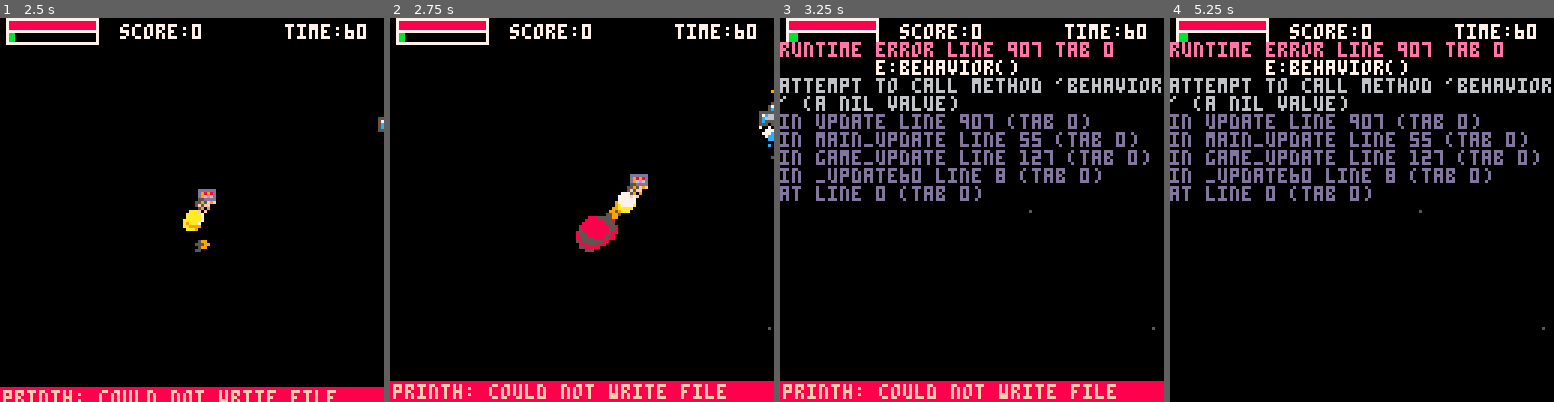
Above: before the commit, frames 1-4 (left to right).
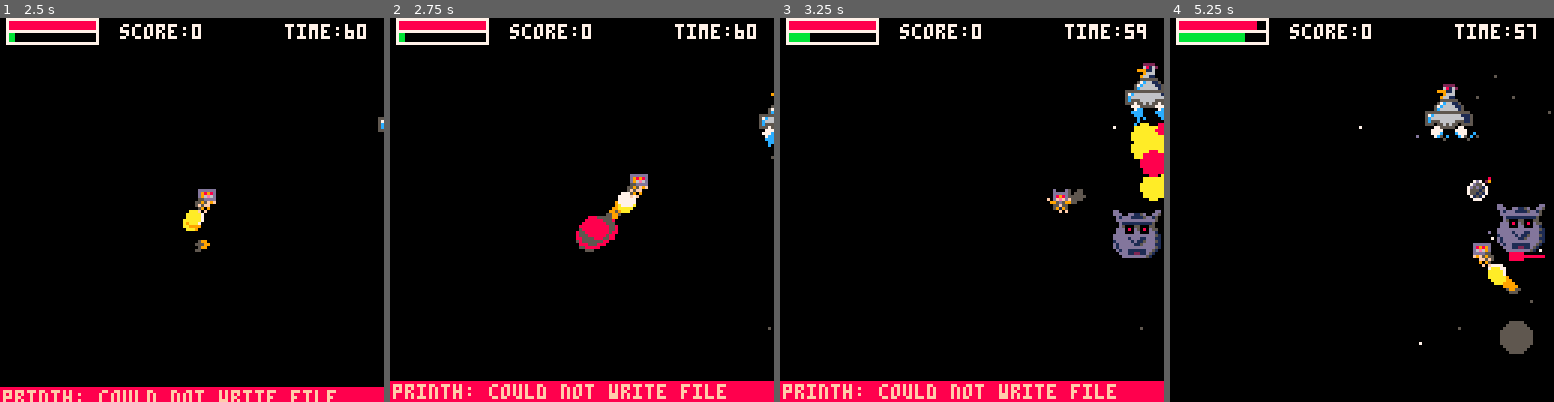
Above: after the commit, the same moments.

Repository: eric-j-owen/pigs-fly
Game: PICO-8 cartridge pigs-fly.p8
Two runs of this game, one before a commit and one after it. Both use one fixed random seed, a clock stepped at 60 frames per second and the inputs below.
Inputs:
- Up to frame 1 (2.5 s): tap X (X key) at 0.33, 1.07, 1.85 s; tap O (Z key) at 0.7, 1.7, 2.1 s; hold Right 1.6-2.1 s; hold Up 2.15-2.42 s; hold Right from 2.47 s (still down)
- Up to frame 2 (2.75 s): keep holding Right; tap O (Z key) at 2.5 s
- Up to frame 3 (3.25 s): tap O (Z key) at 2.9 s; tap X (X key) at 2.97 s; release Right at 3.03 s; hold Left from 3.08 s (still down)
- Up to frame 4 (5.25 s): tap O (Z key) every 0.4 s from 3.3 to 4.9 s; release Left at 3.58 s; hold Down 3.63-3.97 s; hold Right 4.02-4.68 s; tap X (X key) at 4.08, 5.2 s; hold Up 4.73-5.03 s; hold Left from 5.08 s (still down)

Frame 1 is identical in both runs. In frame 2, 0.2% of the frame differs, in the area x 96-100%, y 18-33%; in frame 3, 14%; in frame 4, 15%, in the area x 0-100%, y 0-88%.
Error before the commit: runtime error line 907 tab 0; e:behavior(); attempt to call method 'behavior' (a nil value)

Commit message:
updates enemy params, adds jeff behavior

Diff:
--- a/src/entities/behavior.lua
+++ b/src/entities/behavior.lua
@@ -1,5 +1,24 @@
 Behavior = {}
 
+--helpers
+function sin_move(e)
+    --y = amp * sin(period * (x + phase)) + shift
+    e.y = e.a * sin(e.b * (_f * e.c)) + e.d
+end
+
+function e_shoot(e, b_type, params)
+    e.cooldown -= 1
+    if e.cooldown <= 0 then
+        bullet_mgr:shoot(b_type, params)
+        e.cooldown = e.fire_r
+
+        if b_type == 'laser' then
+            fx_mgr:spawn("muzz_flash", {x=e.x, y=e.y+2,dx=-3, c_tbl={7,11}})
+        end
+    end
+end
+
+--enemies
 function Behavior:chicken()
     bnds = level_mgr.levels[level_mgr.curr_lvl].bounds
 
@@ -13,14 +32,9 @@
         self.dy = mid(0,self.dy, .4)
     end
 
-    self.cooldown -= 1
-
     --shoot if in air at a certain height OR if player is under between 2 bounds
     if (self.dy < 0 and self.y < 70) or (p1.x >= self.x-8 and p1.x <= self.x+8) then
-        if self.cooldown <= 0 then
-            bullet_mgr:shoot('egg', { x = self.x+2, y = self.y, dx = 0, dy = 1})
-            self.cooldown = self.fire_r
-        end
+            e_shoot(self,'egg', { x = self.x+2, y = self.y, dx = 0, dy = 1})
     end
 
         --collision ground
@@ -28,6 +42,7 @@
         self.y = bnds.btm
         self.dy = 0
 
+        --random high jump logic
         if rnd(1) < .01 then
             self.dy = -1 - rnd(1)
             self.ani_spd = .5
@@ -35,9 +50,9 @@
     end
 
     --hops if taking dmg
-    if self.state == E_STATE.UNDER_ATK then
+    if self.under_atk then
         self.dy = -1
-        self.state = E_STATE.DEFAULT
+        self.under_atk = false
     end
 end
 
@@ -46,10 +61,21 @@
     sin_move(self)
 end
 
-function Behavior:bomber()
+function Behavior:alien()
     self.x -= self.dx
     sin_move(self)
 
+    if self.x <=120 then
+        e_shoot(self,'laser', {x=self.x, y=self.y+3})
+    end
+end
+
+function Behavior:bomber()
+    --movement
+    self.x -= self.dx
+    sin_move(self)
+
+    --fx
     fx_mgr:spawn('jet_thrust',
     {
         x=self.x+3,
@@ -60,6 +86,7 @@
         rnd_mod=8,
         amt=1,
     })
+
     fx_mgr:spawn('jet_thrust',
     {
         x=self.x+11,
@@ -72,10 +99,83 @@
         amt=1,
     })
 
+    --attack
+    e_shoot(self, "bomb",{x=self.x+2, y=self.y+10})
+
 end
 
 
-function sin_move(e)
-    --y = amp * sin(period * (x + phase)) + shift
-    e.y = e.a * sin(e.b * (_f + e.c)) + e.d
+function Behavior:jeff()
+    local s = self
+
+    --consts
+    local POS_TOP = 20
+    local POS_BTM = 100
+
+    --general movement
+    s.x -= s.dx
+    s.y -= s.dy
+
+    --stages
+    --entrance
+    if s.state == 'init' then
+        s.idle_t = 0 --wait timer
+
+        --move onto screen
+        if s.x > 110 then
+            s.dx = 1
+        else
+            --reaches initial position
+            s.dx = 0
+            s.state = 'idle'
+            s.idle_t = 180
+
+            --initial random choice of top or bottom corner
+            if rnd(1) < .5 then
+                s.target_y = POS_TOP
+            else
+                s.target_y = POS_BTM
+            end
+        end
+
+    elseif s.state == 'idle' then
+        sin_move(s) --idle movement
+        s.idle_t -= 1
+
+        --attack
+        e_shoot(self, "laser", { x=s.x, y=s.y})
+
+        --change state
+        if s.idle_t <= 0 then s.state = 'move' end
+
+    --move to either top or bottom corner
+    elseif s.state == 'move' then
+
+        --if close to target
+        if abs(s.y - s.target_y) > 2 then
+            if s.y <= s.target_y then
+                s.dy = -1
+            else
+                s.dy = 1
+            end
+
+        --reaches target
+        else
+            s.dy = 0
+            s.d = s.target_y --updates shift value for sin_move
+            s.idle_t = 180
+            s.state = 'idle'
+
+            --flips target to opposite corner
+            if s.target_y < 50 then
+                s.target_y = POS_BTM
+            else
+                s.target_y = POS_TOP
+            end
+        end
+    end
+
 end
+
+function Behavior:boss()
+end
--- a/src/entities/enemy.lua
+++ b/src/entities/enemy.lua
@@ -30,11 +30,10 @@
             ani_spd  = .1,
             spwn_y   = 35,
             init     = function(self)
-                --values for random movement
-                self.a = 20                   --amplitutde
-                self.b = rnd(.005) + rnd(.01) --period
-                self.c = rnd(1)               --phase shift
-                self.d = self.spwn_y          --vertical shift
+                self.a = 20
+                self.b = rnd(.005) + rnd(.01)
+                self.c = 1
+                self.d = self.spwn_y
             end,
 
         },
@@ -55,17 +54,16 @@
             cooldown = 0,
             fire_r   = 120,
             init     = function(self)
-                --values for random movement
-                self.a = 5                  --amplitutde
-                self.b = rnd(.008) + rnd(.01) --period
-                self.c = rnd(1)               --phase shift
-                self.d = self.spwn_y          --vertical shift
+                self.a = 5
+                self.b = rnd(.008) + rnd(.01)
+                self.c = 1
+                self.d = self.spwn_y
             end,
         },
         alien = {
             e_type = "alien",
             hp     = 2,
-            pts    = 5,
+            pts    = 12,
             sprites= {28,29,30,31},
             h      = 8,
             w      = 8,
@@ -73,13 +71,13 @@
             spr_h  = 1,
             dx       = 0.5,
             ani_spd  = .1,
-            spwn_y   = 64,
+            spwn_y   = 80,
             cooldown = 60,
             fire_r   = 180,
             init     = function(self)
                 self.a = 20
                 self.b = rnd(.005) + rnd(.01)
-                self.c = rnd(1)
+                self.c = rnd(1.5)
                 self.d = self.spwn_y
             end,
         },
@@ -88,7 +86,7 @@
             state  = "init",
             hp     = 20,
             sprites= {8,10},
-            pts    = 1000,
+            pts    = 100,
             h      = 16,
             w      = 16,
             spr_w  = 2,
@@ -96,13 +94,16 @@
             spwn_y = 64,
             dx = .5,
             ani_spd  = .1,
+            cooldown = 60,
+            fire_r   = 180,
             init     = function(self)
                 self.a = 2
-                self.b = rnd(.005) + rnd(.01)
-                self.c = rnd(1)
-                self.d = self.spwn_y
-            end,
-        },
+                self.b = .015
+                self.c = 20000
+                self.d = self.spwn_y
+            end,
+        },
+
         boss = {}
     }
 }
@@ -122,6 +123,7 @@
 
     local new_e = Enemy:new({
         init    = e.init,
+        state   = e.state,
         tbl     = self.enemies,
         type    = 'enemy',
         e_type  = e.e_type,
@@ -207,6 +209,8 @@
 
 function enemy_mgr:draw()
     for e in all(self.enemies) do
+        --debugging
+        -- rect(e.x, e.y, e.x + e.w, e.y + e.h, 8)
 
         if e.flash then
             for i=0,15 do pal(i, 7) end
